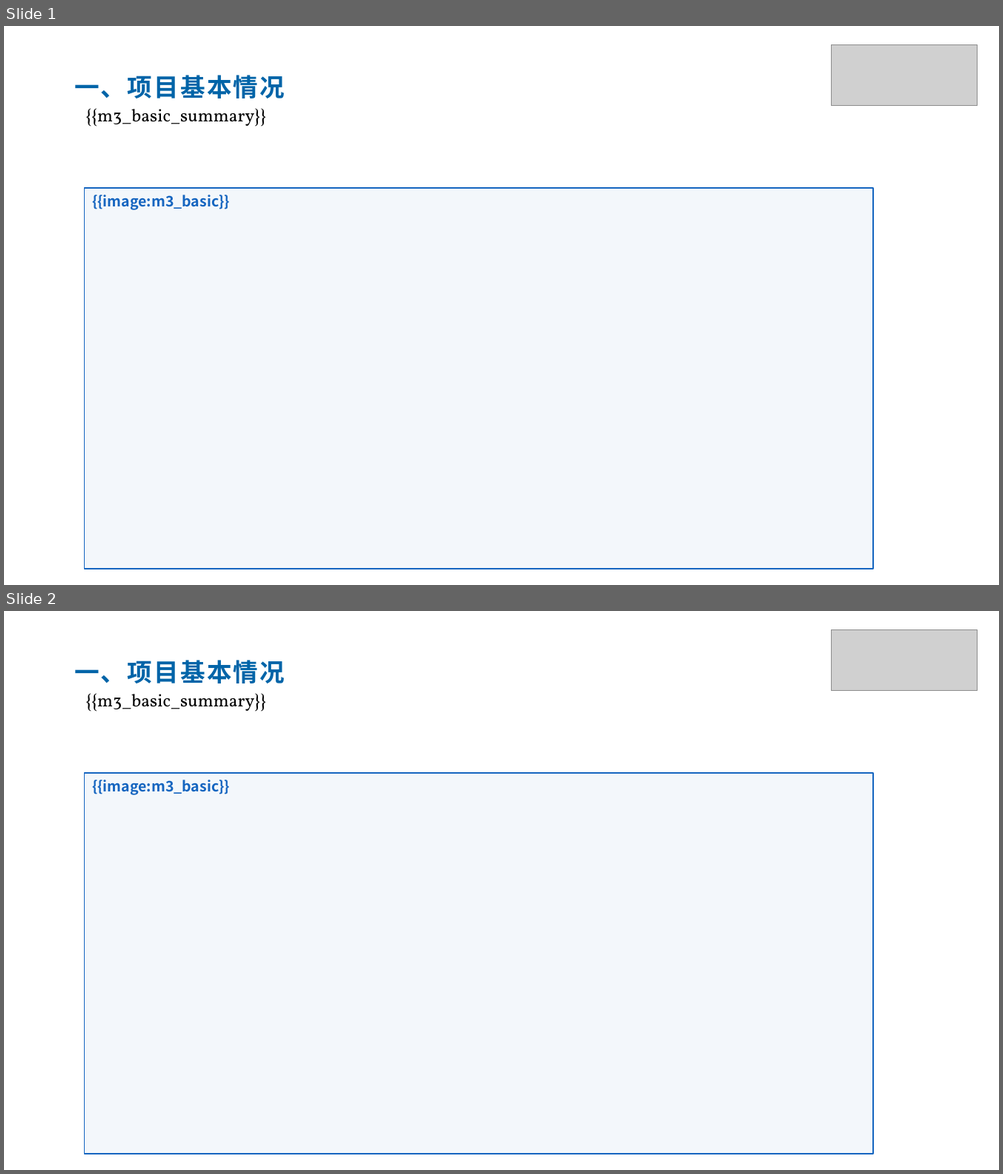
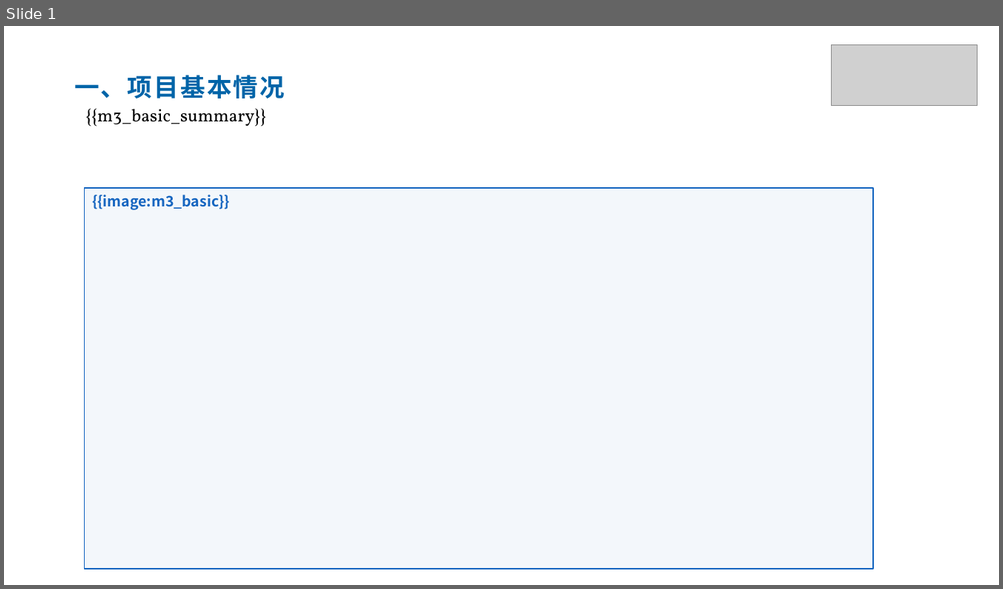
Before and after one commit to zm-532/zhongchi-ppt-vm-deploy, a slide deck: ppt_engine/templates/solution_fixed_modules/M3_项目深化方案模板_最终版本.pptx. Shown one above the other, each under a label of ours: slides 1 and 2 before the commit, slide 1 after it. The pictures are 1003x1174 and 1003x589 pixels, drawn with LibreOffice and Linux fonts; fonts in the diff are those of the drawing; grey boxes stand for pictures; background and template pictures are left out. Boxes give left, top, right and bottom in pixels: in the first picture for what was removed or moved away, otherwise in the second. Text is boxed around its words. In the diff, an @@ line names an element or a change of style, - is before the commit and + after.

```diff
--- a/ppt_engine/templates/solution_fixed_modules/M3_项目深化方案模板_最终版本.pptx
+++ b/ppt_engine/templates/solution_fixed_modules/M3_项目深化方案模板_最终版本.pptx
@@ slide 1 removed at (4, 26, 999, 585), background #FFFFFF @@
@@ picture removed at (831, 45, 976, 106) @@
@@ text removed at (74, 75, 284, 99) @@
-一、项目基本情况
@@ text removed at (86, 108, 266, 127) @@
-{{m3_basic_summary}}
@@ rectangle removed at (85, 189, 873, 570) @@
-{{image:m3_basic}}
@@ what was slide 2 is now slide 1 @@
```
Also in this commit, not shown: 18 other files.
